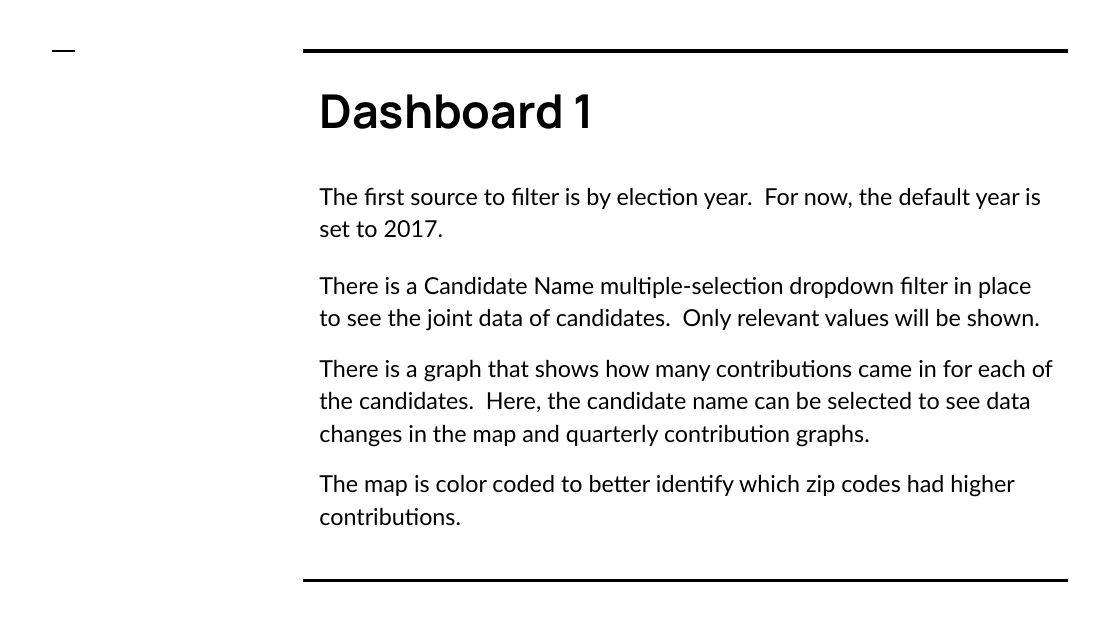
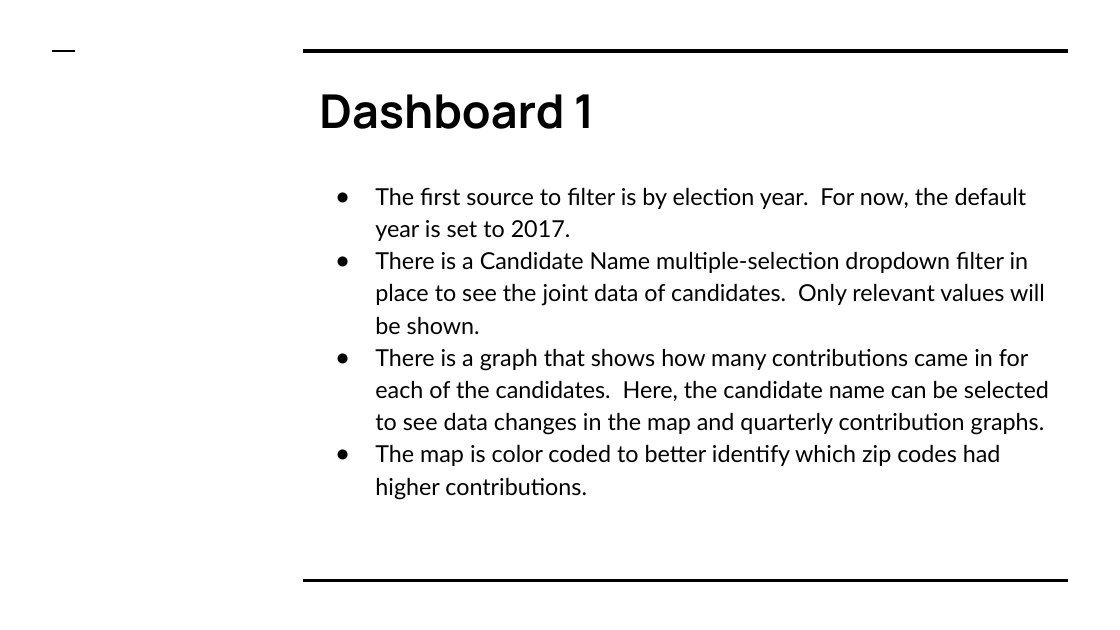
Before and after one commit to ssheggrud/Mod_20_Project, a slide deck: slide 10 of Presentation/Group5Presentation.pptx (slide 11 before the commit). Drawn at 1120x630 pixels with LibreOffice and Linux fonts; fonts in the diff are those of the drawing. Boxes give left, top, right and bottom in pixels: in the first picture for what was removed or moved away, otherwise in the second. Text is boxed around its words. In the diff, an @@ line names an element or a change of style, - is before the commit and + after.

```diff
--- a/Presentation/Group5Presentation.pptx
+++ b/Presentation/Group5Presentation.pptx
@@ text "The first source to filter ..." at (375, 187, 1049, 500): bullet none to ●; less space between paragraphs @@
```
Also in this commit, not shown: 3 other slides changed, 1 slide added, 2 slides removed.
